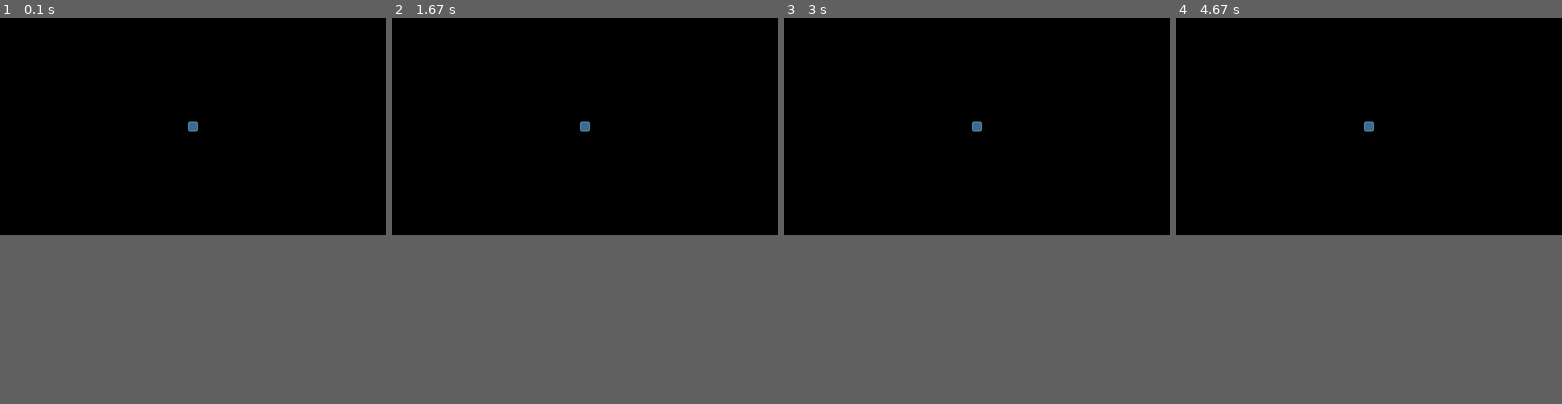
Above: before the commit, frames 1-4 (left to right).
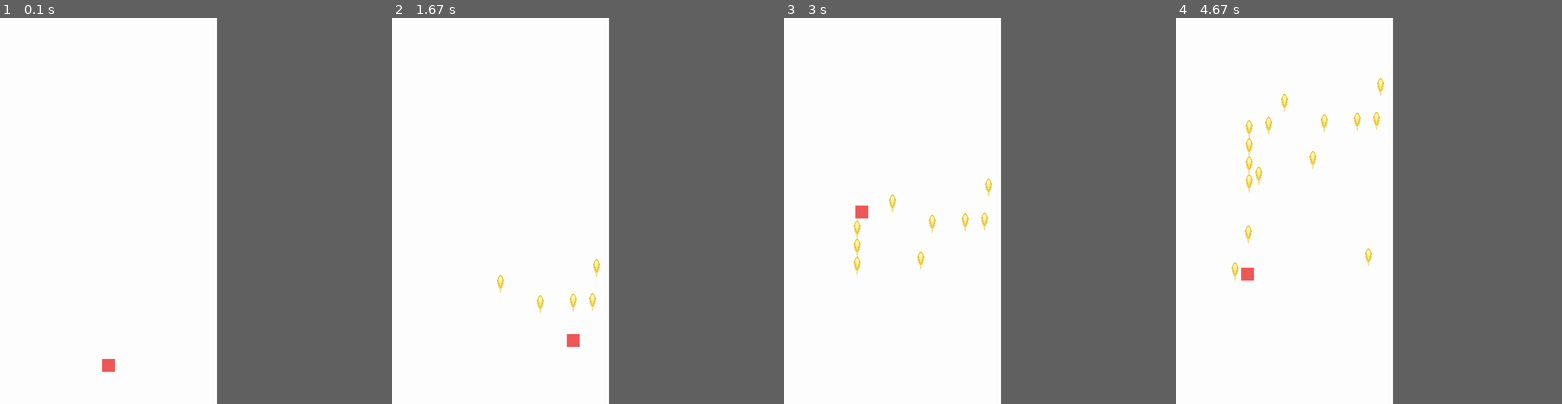
Above: after the commit, the same moments.

Repository: DL648/Pygame
Game: pygame game, started from code/Game_main.py
Same seed, same stepped clock (60 frames per second), same inputs: the game is played once before the commit and once after it.
Inputs (mouse positions are in pixels of both pictures, inside the frame that each line leads up to):
- Up to frame 1 (0.1 s): no input
- Up to frame 2 (1.67 s): press the mouse at (449, 214) at 0.37 s; move the mouse to (484, 257) at 0.47 s; release the mouse at (523, 295) at 0.6 s; press the mouse at (449, 214) at 0.7 s; move the mouse to (488, 230) at 0.8 s; release the mouse at (527, 245) at 0.93 s; press the mouse at (449, 214) at 1.03 s; move the mouse to (469, 261) at 1.13 s; release the mouse at (492, 311) at 1.27 s; press the mouse at (449, 214) at 1.37 s; move the mouse to (503, 241) at 1.47 s; release the mouse at (557, 272) at 1.6 s
- Up to frame 3 (3 s): press the mouse at (841, 214) at 1.7 s; move the mouse to (903, 265) at 1.8 s; release the mouse at (969, 311) at 1.93 s; press the mouse at (841, 214) at 2.03 s; move the mouse to (888, 180) at 2.13 s; release the mouse at (938, 141) at 2.27 s; press the mouse at (841, 214) at 2.37 s; move the mouse to (892, 164) at 2.47 s; release the mouse at (942, 114) at 2.6 s; press the mouse at (841, 214) at 2.7 s; move the mouse to (841, 180) at 2.8 s; release the mouse at (845, 141) at 2.93 s
- Up to frame 4 (4.67 s): press the mouse at (1233, 214) at 3.03 s; move the mouse to (1226, 284) at 3.13 s; release the mouse at (1218, 353) at 3.27 s; press the mouse at (1233, 214) at 3.37 s; move the mouse to (1237, 226) at 3.47 s; release the mouse at (1241, 241) at 3.6 s; press the mouse at (1233, 214) at 3.7 s; move the mouse to (1291, 257) at 3.8 s; release the mouse at (1353, 303) at 3.93 s; press the mouse at (1233, 214) at 4.03 s; move the mouse to (1253, 153) at 4.13 s; release the mouse at (1272, 95) at 4.27 s; press the mouse at (1233, 214) at 4.37 s; move the mouse to (1230, 245) at 4.47 s; release the mouse at (1230, 276) at 4.6 s
In our replay, the window is 900x506 before the commit and 506x900 after it. These sizes can differ from the game's own. Grey fills any space a smaller window leaves; there, only what the larger window draws over its background counts as a difference.

The runs differ from the first frame. In frame 1, 32% of the frame differs, in the area x 0-57%, y 0-92%; in frame 2, 32%, in the area x 0-57%, y 0-86%; in frame 3, 32%; in frame 4, 32%.

Commit message:
小方块

Diff:
--- a/code/Game_main.py
+++ b/code/Game_main.py
@@ -1,36 +1,39 @@
+import pygame
+import random
+import sys
+from Projectile import Projectile
+pygame.init()
 
-import pygame
-import  random
-pygame.init()
-#背包格子路径
-Inventory = "../image/Inventory.png"
-#获取屏幕信息
-info = pygame.display.Info()
-width = info.current_w
-height = info.current_h
-#创建窗口
-size=(width,height)
-screen=pygame.display.set_mode(size)
-#显示图片
-image =pygame.image.load(Inventory)
-image_rect=image.get_rect()
-image_rect.center=(size[0]/2,size[1]/2)
-#设置帧率
-clock=pygame.time.Clock()
-fps = 60
+size=(1080,1920)
+screen =pygame.display.set_mode(size,pygame.SCALED|pygame.FULLSCREEN)
 
-speed = 2
+player = pygame.image.load("../image/player.png")
+player_rect=player.get_rect()
+player_rect.center=(size[0]/2,size[1]*0.9)
 
-#主循环
+projectiles =[]
+timer=pygame.time.set_timer(pygame.USEREVENT,300)
+
 while True:
-	for event in pygame.event.get():
-		if event.type == pygame.QUIT:
-			exit()
-		if event.type == pygame.MOUSEBUTTONDOWN or pygame.MOUSEMOTION:
-			pass
-	#屏幕更新
-	pygame.display.flip()
-	screen.blit(image,image_rect)
-	color=(0,100,100)
-	#screen.fill(color)
-	clock.tick(fps)
+    for event in pygame.event.get():
+        if event.type == pygame.QUIT:
+           sys.exit()
+        if event.type ==pygame.MOUSEMOTION:
+            new_x = player_rect.x + event.rel[0]
+            new_y = player_rect.y + event.rel[1]
+                # 检测是否超出屏幕边界
+            if new_x >= 0 and new_x + player_rect.width <= size[0]:
+
+                player_rect.x = new_x
+            if new_y >= 0 and new_y + player_rect.height <= size[1]:
+                   player_rect.y = new_y
+
+        if event.type == pygame.USEREVENT:
+             pro =Projectile(player_rect.centerx,player_rect.centery)
+             projectiles.append(pro)
+
+    screen.fill((255,255,255))
+    for pro in projectiles:
+        pro.update(screen)
+    screen.blit(player,player_rect)
+    pygame.display.flip()
--- /dev/null
+++ b/code/Projectile.py
@@ -0,0 +1,15 @@
+import random
+import pygame
+class Projectile :
+
+    def __init__(self,x,y):
+        path = "../image/Projectile.png"
+        self.image = pygame.image.load(path)
+        self.rect =self.image.get_rect()
+        self.rect.centerx=x
+        self.rect.centery=y
+
+
+    def update(self,screen):
+        screen.blit(self.image, self.rect)
+        self.rect.y-=5
--- /dev/null
+++ b/code/main.py
@@ -0,0 +1,2 @@
+import random
+import pygame
Binary file removed: image/Inventory.png
Binary file added: image/Projectile.png
Binary file added: image/player.png
